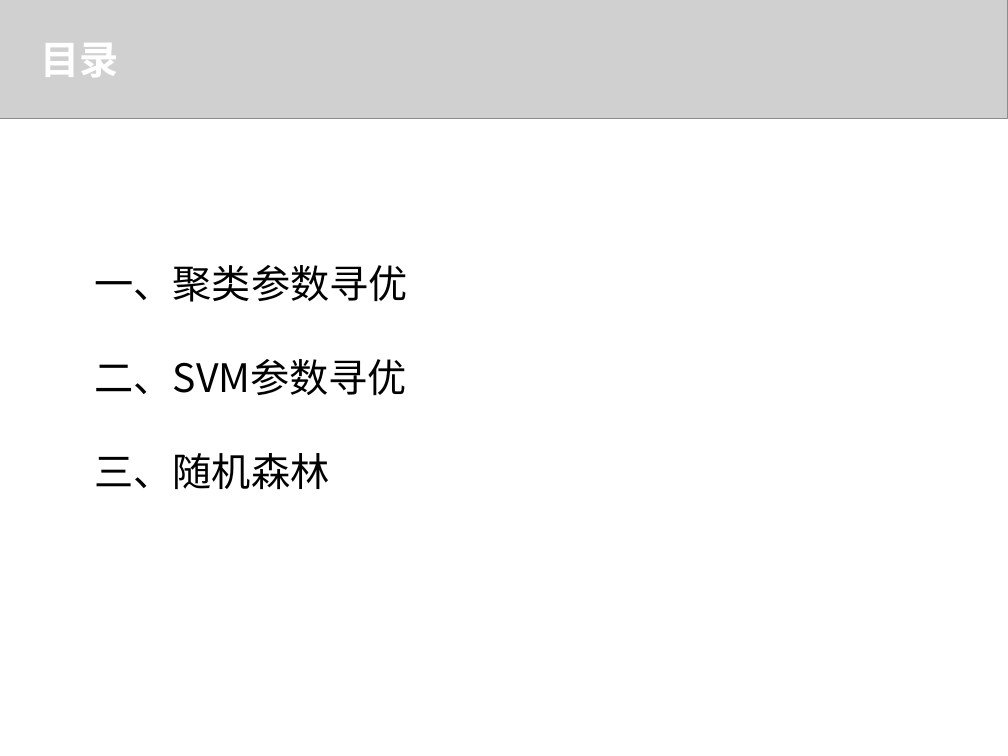
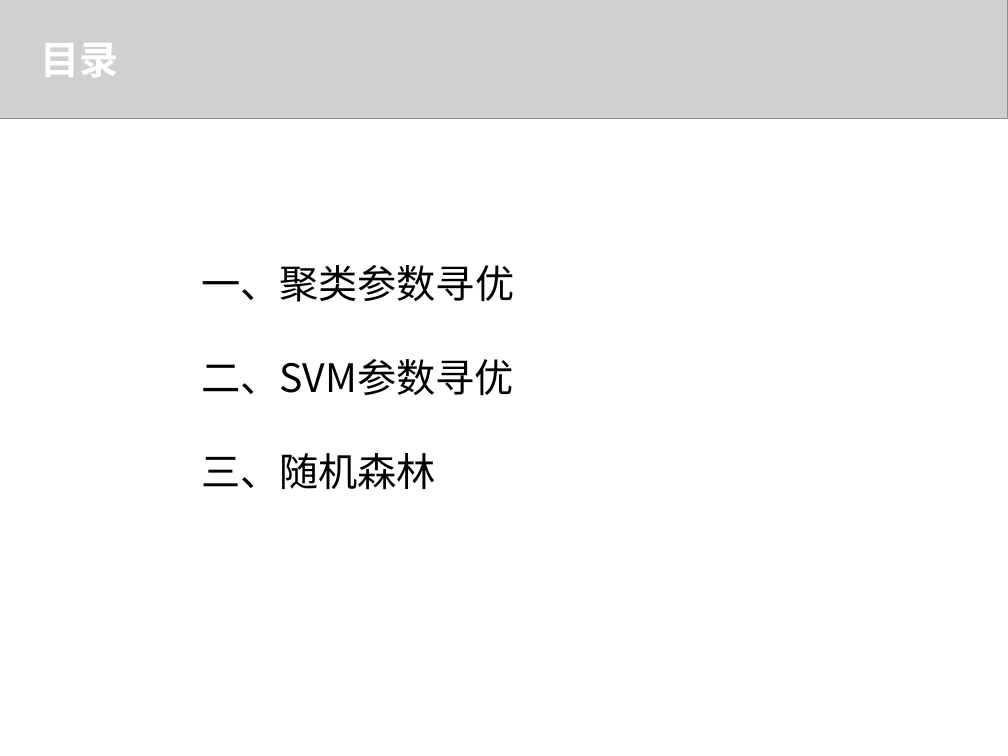
Before and after one commit to WJ-Lai/Code-of-Graduation-Design, a slide deck: slide 2 of 汇报_20180412_赖伟鉴.pptx. Drawn at 1008x756 pixels with LibreOffice and Linux fonts; fonts in the diff are those of the drawing; grey boxes stand for pictures. Boxes give left, top, right and bottom in pixels: in the first picture for what was removed or moved away, otherwise in the second. Text is boxed around its words. In the diff, an @@ line names an element or a change of style, - is before the commit and + after.

```diff
--- a/汇报_20180412_赖伟鉴.pptx
+++ b/汇报_20180412_赖伟鉴.pptx
@@ text "一、聚类参数寻优" moved from (x1=94, y1=265, x2=407, y2=490) to (x1=201, y1=265, x2=514, y2=490) @@
```
Also in this commit, not shown: 6 other slides changed, 18 other files.
